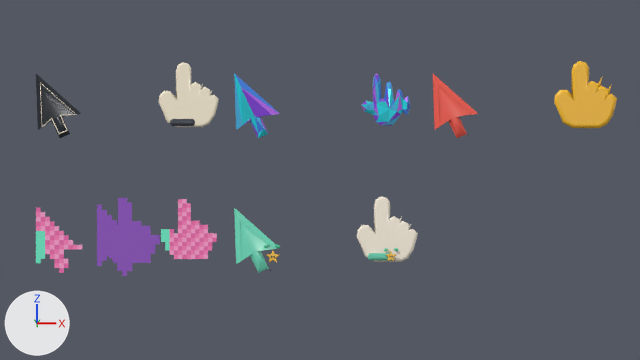
Two versions of the Blender file design/cursors/original-cursor-models.blend, one commit apart.
Rendered twice from the file's camera 'Camera.005'. Lighting does not change. The marker at lower left points along +X, +Y and +Z. The picture after the commit comes second.

The first picture shows 'Pixel Candy | Pixel Candy Arrow Voxels', 'Pixel Candy | Pixel Candy Arrow Voxels | grape back layer', 'Pixel Candy | Pixel Candy Hand Voxels', 'Pixel Candy | Pixel Candy Hand Voxels | grape back layer', 'Pop Coral | Pop Coral Rubber Arrow', 'Pop Coral | Pop Coral Rubber Hand', 'Prism Glow | Prism Arrow Crystal', 'Prism Glow | Prism Hand Crystal.001', 'Star Sprout | Raised star charm', 'Star Sprout | Star Sprout Ceramic Arrow', 'Star Sprout | Star Sprout Ivory Hand', 'Star Sprout | Star Sprout cuff charm', 'Star Sprout | Star Sprout mint cuff', 'Studio Ink | Ivory inset piping', 'Studio Ink | Studio Ink Arrow', 'Studio Ink | Studio Ink Gloved Hand', 'Studio Ink | Studio Ink wrist cuff'.
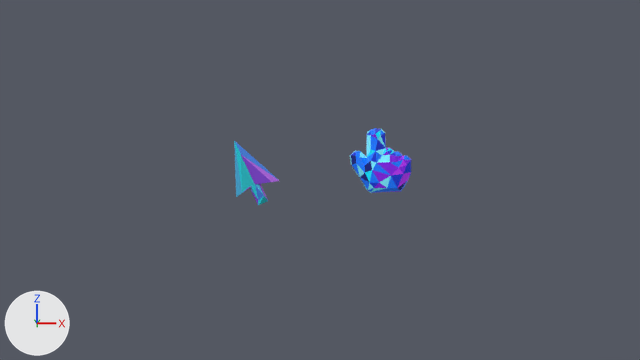
What changed in the scene script:
```text
Add me_mesh_1:
    me_mesh_1.from_pydata([], [], [])
    me_mesh_1.materials.append(mat_prism___facet_1)  # cyan #21ebfd
    me_mesh_1.materials.append(mat_prism___facet_2)  # blue #4b90fd
    me_mesh_1.materials.append(mat_prism___facet_3)  # purple #904bed
    me_mesh_1.materials.append(mat_prism___facet_4)  # blue #50c4f7
    me_mesh_1.materials.append(mat_prism___facet_5)  # purple #c46ffd
    me_mesh_1.materials.append(mat_prism___facet_6)  # cyan #27d7e3
Remove ob_studio_ink___studio_ink_arrow:
    ob_studio_ink___studio_ink_arrow = bpy.data.objects.new('Studio Ink | Studio Ink Arrow', me_studio_ink_arrow_mesh)
Remove ob_studio_ink___ivory_inset_piping:
    ob_studio_ink___ivory_inset_piping = bpy.data.objects.new('Studio Ink | Ivory inset piping', me_ivory_inset_piping_curve)
Remove ob_studio_ink___studio_ink_gloved_hand:
    ob_studio_ink___studio_ink_gloved_hand = bpy.data.objects.new('Studio Ink | Studio Ink Gloved Hand', me_studio_ink_gloved_hand_sculpted_outline)
Remove ob_studio_ink___studio_ink_wrist_cuff:
    ob_studio_ink___studio_ink_wrist_cuff = bpy.data.objects.new('Studio Ink | Studio Ink wrist cuff', me_cube_001)
Change ob_prism_glow___prism_arrow_crystal:
    ob_prism_glow___prism_arrow_crystal.location: (-1.9, 0.0, 2.1) -> (-1.9, 0.0, 0.0)
Remove ob_prism_glow___prism_hand_crystal_001:
    ob_prism_glow___prism_hand_crystal_001 = bpy.data.objects.new('Prism Glow | Prism Hand Crystal.001', me_mesh)
Remove ob_pop_coral___pop_coral_rubber_arrow:
    ob_pop_coral___pop_coral_rubber_arrow = bpy.data.objects.new('Pop Coral | Pop Coral Rubber Arrow', me_pop_coral_rubber_arrow_mesh)
Remove ob_pop_coral___pop_coral_rubber_hand:
    ob_pop_coral___pop_coral_rubber_hand = bpy.data.objects.new('Pop Coral | Pop Coral Rubber Hand', me_pop_coral_rubber_hand_sculpted_outline)
Remove ob_pixel_candy___pixel_candy_arrow_voxels:
    ob_pixel_candy___pixel_candy_arrow_voxels = bpy.data.objects.new('Pixel Candy | Pixel Candy Arrow Voxels', me_pixel_candy_arrow_voxels_mesh)
Remove ob_pixel_candy___pixel_candy_arrow_voxels___grape_back_layer:
    ob_pixel_candy___pixel_candy_arrow_voxels___grape_back_layer = bpy.data.objects.new('Pixel Candy | Pixel Candy Arrow Voxels | grape back layer', me_pixel_candy_arrow_voxels___grape_back_layer_mesh)
Remove ob_pixel_candy___pixel_candy_hand_voxels:
    ob_pixel_candy___pixel_candy_hand_voxels = bpy.data.objects.new('Pixel Candy | Pixel Candy Hand Voxels', me_pixel_candy_hand_voxels_mesh)
Remove ob_pixel_candy___pixel_candy_hand_voxels___grape_back_layer:
    ob_pixel_candy___pixel_candy_hand_voxels___grape_back_layer = bpy.data.objects.new('Pixel Candy | Pixel Candy Hand Voxels | grape back layer', me_pixel_candy_hand_voxels___grape_back_layer_mesh)
Remove ob_star_sprout___star_sprout_ceramic_arrow:
    ob_star_sprout___star_sprout_ceramic_arrow = bpy.data.objects.new('Star Sprout | Star Sprout Ceramic Arrow', me_star_sprout_ceramic_arrow_mesh)
Remove ob_star_sprout___raised_star_charm:
    ob_star_sprout___raised_star_charm = bpy.data.objects.new('Star Sprout | Raised star charm', me_raised_star_charm_mesh)
Remove ob_star_sprout___star_sprout_ivory_hand:
    ob_star_sprout___star_sprout_ivory_hand = bpy.data.objects.new('Star Sprout | Star Sprout Ivory Hand', me_star_sprout_ivory_hand_sculpted_outline)
Remove ob_star_sprout___star_sprout_mint_cuff:
    ob_star_sprout___star_sprout_mint_cuff = bpy.data.objects.new('Star Sprout | Star Sprout mint cuff', me_cube_002)
Remove ob_star_sprout___star_sprout_cuff_charm:
    ob_star_sprout___star_sprout_cuff_charm = bpy.data.objects.new('Star Sprout | Star Sprout cuff charm', me_star_sprout_cuff_charm_mesh)
Add ob_prism_glow___hand__cursor_scale:
    ob_prism_glow___hand__cursor_scale = bpy.data.objects.new('Prism_Glow_-_Hand_(cursor_scale)', me_prism_glow___hand__cursor_scale__001)  # 168 vertices, 332 faces; spans x -0.97..0.97, y -0.4..1.62, z -0.37..0.34; in mat_sapphire_001 (blue #1635ce), mat_electric_blue_001 (blue #1673f9, glowing dark blue #053173), mat_cyan_001 (cyan #10daf9, glowing dark cyan #036373), mat_ice_001 (cyan #76e6ff, glowing dark cyan #326976), mat_violet_001 (purple #7c1ddd), mat_amethyst_001 (purple #af35f1, glowing dark purple #4f136f), mat_deep_blue_001 (dark blue #0a1e79)
    ob_prism_glow___hand__cursor_scale.parent = ob_prism_hand_crystal_001
    ob_prism_glow___hand__cursor_scale.location = (0.0, 0.0, 0.0)
    ob_prism_glow___hand__cursor_scale.rotation_euler = (1.571, 0.0, 0.0)  # degrees (90, 0, 0)
Add ob_prism_hand_crystal_001:
    ob_prism_hand_crystal_001 = bpy.data.objects.new('Prism Hand Crystal.001', me_mesh_1)
    ob_prism_hand_crystal_001.location = (1.9, 0.0, 0.0)
```

Location of each change, (x1, y1, x2, y2) in pixels of the pictures (640 x 360 px):
'Prism Glow | Prism Arrow Crystal', moved
    before: (234, 73, 280, 138)
    after: (234, 141, 279, 205)
'Pop Coral | Pop Coral Rubber Hand', deleted
    before: (554, 61, 617, 128)
'Prism_Glow_-_Hand_(cursor_scale)', added
    after: (350, 128, 412, 193)
'Star Sprout | Star Sprout Ivory Hand', deleted (pale yellow)
    before: (357, 196, 418, 262)
'Pixel Candy | Pixel Candy Hand Voxels | grape back layer', deleted (purple)
    before: (99, 198, 160, 263)
'Studio Ink | Studio Ink Gloved Hand', deleted (pale yellow)
    before: (159, 62, 219, 127)
'Pixel Candy | Pixel Candy Hand Voxels', deleted
    before: (161, 199, 217, 259)
'Pixel Candy | Pixel Candy Arrow Voxels', deleted
    before: (36, 208, 82, 273)
'Pop Coral | Pop Coral Rubber Arrow', deleted (red)
    before: (433, 74, 478, 138)
'Star Sprout | Star Sprout Ceramic Arrow', deleted
    before: (234, 208, 278, 273)
'Prism Glow | Prism Hand Crystal.001', deleted
    before: (361, 74, 411, 126)
'Studio Ink | Studio Ink Arrow', deleted
    before: (36, 74, 81, 138)
'Pixel Candy | Pixel Candy Arrow Voxels | grape back layer', deleted (purple)
    before: (97, 205, 132, 276)
'Studio Ink | Studio Ink wrist cuff', deleted
    before: (170, 119, 195, 126)
'Star Sprout | Star Sprout mint cuff', deleted
    before: (368, 253, 392, 260)
'Studio Ink | Ivory inset piping', deleted
    before: (40, 83, 76, 134)
'Star Sprout | Raised star charm', deleted
    before: (266, 251, 280, 262)
'Star Sprout | Star Sprout cuff charm', deleted
    before: (386, 252, 396, 261)
